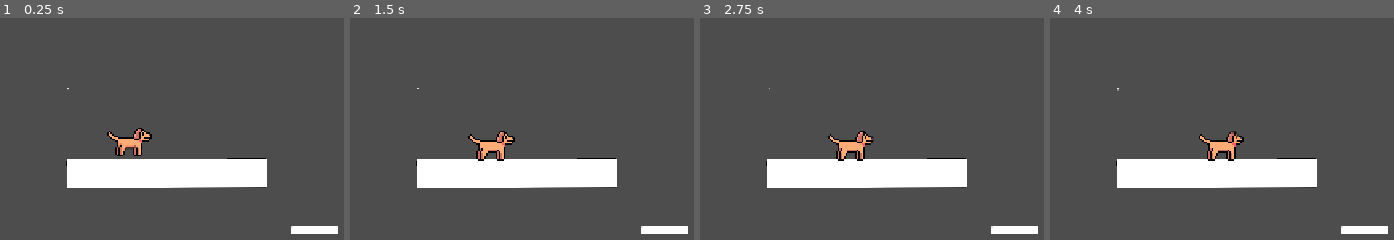
Above: before the commit, frames 1-4 (left to right).
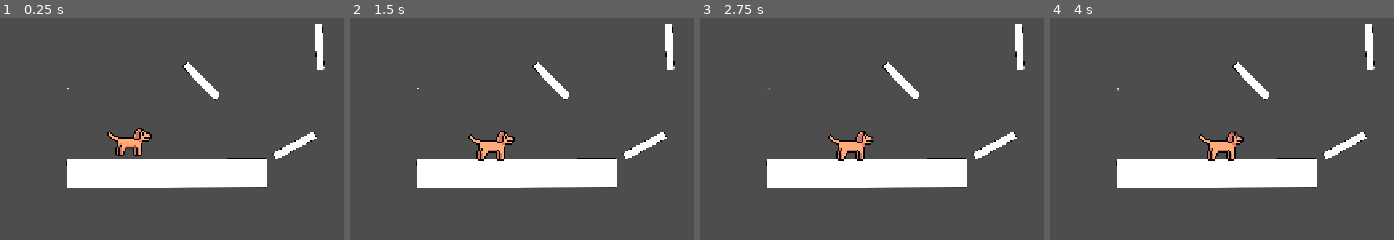
Above: after the commit, the same moments.

Repository: MisterIXI/godot-wildjam-80
Game: Godot game, scene res://scenes/_debug/Steffen/sampleScene.tscn
Two runs of this game, one before a commit and one after it. Both use one fixed random seed, a clock stepped at 60 frames per second and the inputs below. The project has no main scene, so this scene is started directly.
Inputs (mouse positions are in pixels of both pictures, inside the frame that each line leads up to):
- Up to frame 1 (0.25 s): no input
- Up to frame 2 (1.5 s): tap Enter (ui_accept) at 0.5, 0.77 s; move the mouse to (690, 120) at 0.52 s; press the mouse at (690, 120) at 0.53 s; hold D (move_right) 0.53-1.28 s; move the mouse to (356, 164) at 1.27 s; release the mouse at (356, 164) at 1.28 s; hold A (move_left) from 1.28 s (still down); click (356, 164) at 1.35 s
- Up to frame 3 (2.75 s): tap Enter (ui_accept) at 1.52, 2 s; move the mouse to (947, 44) at 2.02 s; release A (move_left) at 2.03 s; press the mouse at (947, 44) at 2.03 s; hold D (move_right) from 2.03 s (still down)
- Up to frame 4 (4 s): move the mouse to (1177, 233) at 2.77 s; release D (move_right) at 2.78 s; release the mouse at (1177, 233) at 2.78 s; hold W (up) 2.78-3.53 s; click (1177, 233) at 2.85 s; tap Enter (ui_accept) at 3.02, 3.77 s; move the mouse to (outside the picture) at 3.52 s; press the mouse at (outside the picture) at 3.53 s; hold A (move_left) from 3.53 s (still down)

The runs differ from the first frame. In frame 1, 1.9% of the frame differs, in the area x 52-99%, y 2-98%; in frame 2, 1.9%; in frame 3, 1.9%; in frame 4, 1.9%.

Commit message:
crazy trampoline funhouse added

Diff:
--- a/scenes/_debug/Steffen/playerController.gd
+++ b/scenes/_debug/Steffen/playerController.gd
@@ -14,5 +14,7 @@
 	apply_central_force(Vector2.RIGHT * direction * speed)
 
 
-func _on_body_entered(body: Node):
-	print(body.name)
+
+func _on_body_entered(body:Node):
+	if body.is_in_group("Trampoline"):
+		apply_central_impulse(body.transform.basis_xform(Vector2.UP) * jumpForce * 10)
--- a/scenes/_debug/Steffen/sampleScene.tscn
+++ b/scenes/_debug/Steffen/sampleScene.tscn
@@ -55,8 +55,9 @@
 scale = Vector2(1.19074, 1.86)
 texture = ExtResource("3_klt8h")
 
-[node name="Trampoline" type="StaticBody2D" parent="."]
-position = Vector2(1449, 927)
+[node name="Trampoline" type="StaticBody2D" parent="." groups=["Trampoline"]]
+position = Vector2(1343, 447)
+rotation = -0.497638
 
 [node name="CollisionShape2D" type="CollisionShape2D" parent="Trampoline"]
 position = Vector2(135.5, -9)
@@ -65,10 +66,34 @@
 [node name="Sprite2D" type="Sprite2D" parent="Trampoline/CollisionShape2D"]
 texture = ExtResource("4_he6na")
 
+[node name="Trampoline2" type="StaticBody2D" parent="." groups=["Trampoline"]]
+position = Vector2(760, -131)
+rotation = 0.797485
+
+[node name="CollisionShape2D" type="CollisionShape2D" parent="Trampoline2"]
+position = Vector2(135.5, -9)
+shape = SubResource("RectangleShape2D_6bry8")
+
+[node name="Sprite2D" type="Sprite2D" parent="Trampoline2/CollisionShape2D"]
+texture = ExtResource("4_he6na")
+
+[node name="Trampoline3" type="StaticBody2D" parent="." groups=["Trampoline"]]
+position = Vector2(1632, -121)
+rotation = -1.61923
+
+[node name="CollisionShape2D" type="CollisionShape2D" parent="Trampoline3"]
+position = Vector2(135.5, -9)
+shape = SubResource("RectangleShape2D_6bry8")
+
+[node name="Sprite2D" type="Sprite2D" parent="Trampoline3/CollisionShape2D"]
+texture = ExtResource("4_he6na")
+
 [node name="RigidBody2D" type="RigidBody2D" parent="."]
 position = Vector2(397, 255)
 physics_material_override = SubResource("PhysicsMaterial_6bry8")
 lock_rotation = true
+contact_monitor = true
+max_contacts_reported = 1
 script = ExtResource("5_6bry8")
 speed = 200.0
 
